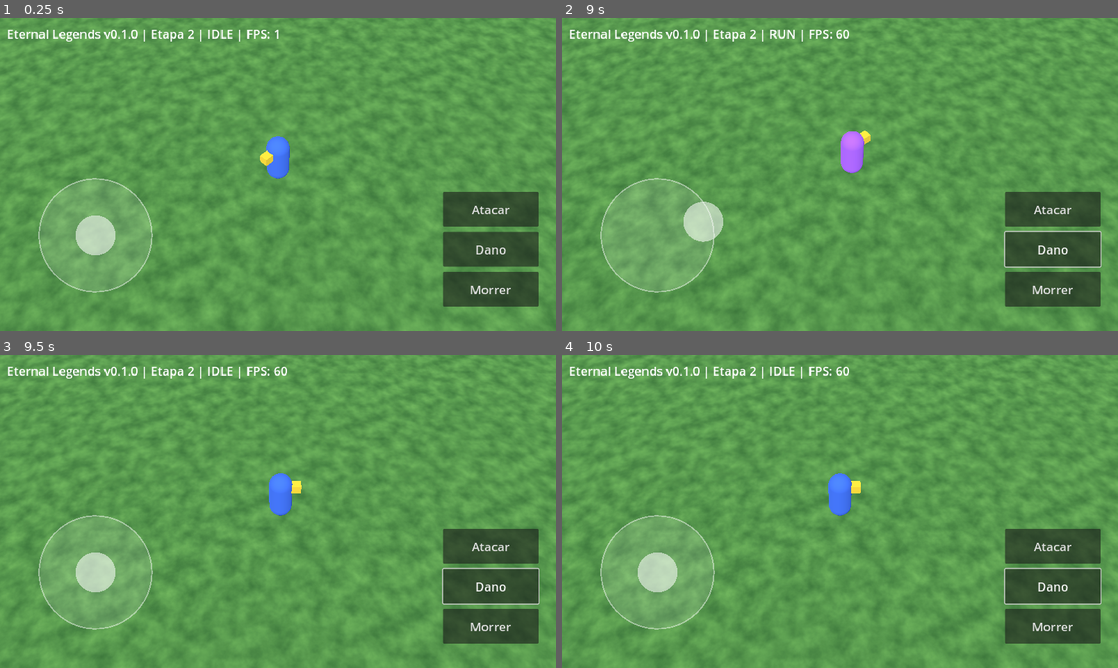
Above: before the commit, frames 1-4 (two rows, left to right).
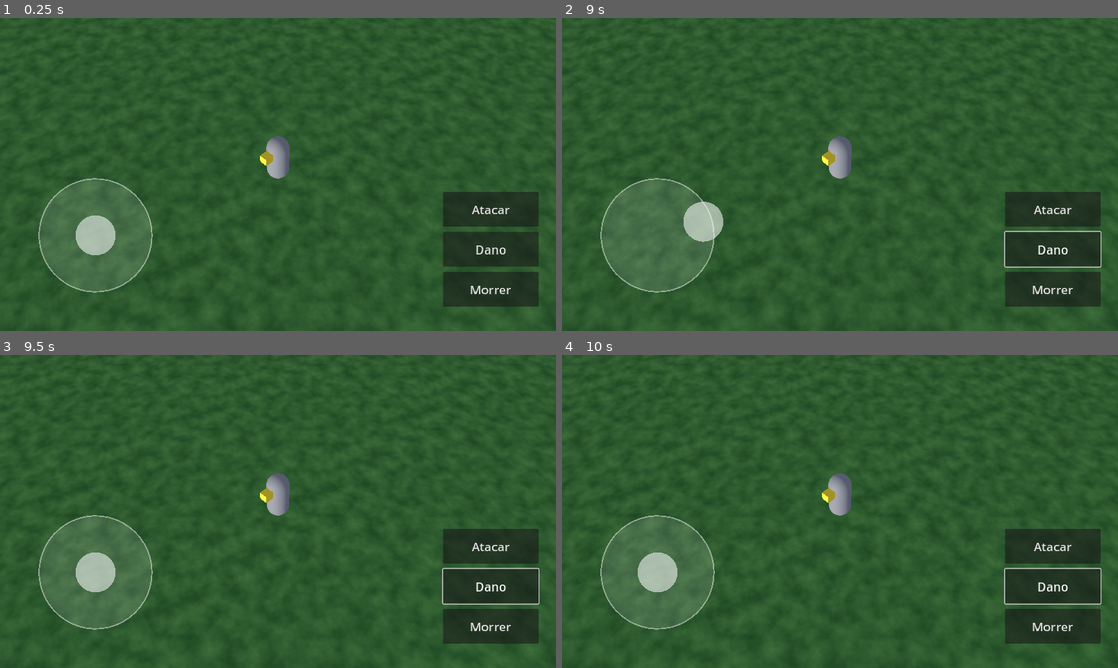
Above: after the commit, the same moments.

Repository: Astelee/eternal-legends-3d.
Game: Godot game, scene res://scenes/main/main.tscn
Same seed, same stepped clock (60 frames per second), same inputs: the game is played once before the commit and once after it.
Inputs (mouse positions are in pixels of both pictures, inside the frame that each line leads up to):
- Up to frame 1 (0.25 s): no input
- Up to frame 2 (9 s): click "Atacar" at 0.5 s; click "Morrer" at 1.25 s; click "Reviver" (after the commit: "Morrer") at 2 s; click "Atacar" at 2.75 s; click "Morrer" at 3.5 s; click "Reviver" (after the commit: "Morrer") at 4.25 s; click "Atacar" at 5 s; click "Morrer" at 5.75 s; click "Reviver" (after the commit: "Morrer") at 6.5 s; click "Dano" at 7.25 s; move the mouse to (962, 158) at 8.02 s; click (962, 158) at 8.17 s; drag from (728, 190) to (812, 237) at 8.77 s
- Up to frame 3 (9.5 s): no input
- Up to frame 4 (10 s): move the mouse to (895, 442) at 9.52 s; click (895, 442) at 9.67 s

The runs differ from the first frame. In frame 1, 97% of the frame differs, in the area x 0-100%, y 0-100%; in frame 2, 97%; in frame 3, 97%; in frame 4, 97%.
Error after the commit: Parse Error: Value of type "Player" cannot be assigned to a variable of type "Node3D". (res://scripts/main/main.gd:17)

Commit message:
Atualizar o player.gd

Diff:
--- a/scripts/player/player.gd
+++ b/scripts/player/player.gd
@@ -1,11 +1,14 @@
 class_name Player
-extends CharacterBody3D
+extends CharacterBody2D
 
 signal state_changed(new_state: int)
 
 enum State { IDLE, WALK, RUN, ATTACK, HURT, DEAD }
 
-const ANIM_NAMES := {
+# Índice 0 = direita, e segue no sentido horário (a tela tem o Y para baixo).
+const DIRECTION_NAMES := ["right", "down_right", "down", "down_left", "left", "up_left", "up", "up_right"]
+
+const STATE_NAMES := {
 	State.IDLE: "idle",
 	State.WALK: "walk",
 	State.RUN: "run",
@@ -23,79 +26,65 @@
 	State.DEAD: Color(0.3, 0.3, 0.3),
 }
 
-@export var walk_speed: float = 3.5
-@export var run_speed: float = 6.5
-@export var turn_speed: float = 14.0
-@export var gravity: float = 25.0
+@export var walk_speed: float = 45.0
+@export var run_speed: float = 80.0
 @export var run_threshold: float = 0.85
 @export var attack_time: float = 0.5
 @export var hurt_time: float = 0.4
+@export var world_limit: Rect2 = Rect2(-640, -640, 1280, 1280)
 
 var joystick: VirtualJoystick
-var camera_rig: IsoCameraRig
 var state: int = State.IDLE
+var direction_index: int = 2
 
 var _state_timer: float = 0.0
-var _body_material := StandardMaterial3D.new()
 
-@onready var _model: Node3D = $Model
-@onready var _body: MeshInstance3D = $Model/Body
-@onready var _anim: AnimationPlayer = get_node_or_null("AnimationPlayer")
+# Quando existir um AnimatedSprite2D filho, ele é usado no lugar do desenho provisório.
+# Nomes das animações: <estado>_<direção>, por exemplo walk_down_right.
+@onready var _sprite: AnimatedSprite2D = get_node_or_null("AnimatedSprite2D")
 
 
 func _ready() -> void:
-	_body.material_override = _body_material
-	_apply_state_visual()
+	_refresh_visual()
 
 
 func _physics_process(delta: float) -> void:
-	if not is_on_floor():
-		velocity.y -= gravity * delta
-	else:
-		velocity.y = 0.0
-
 	match state:
 		State.ATTACK, State.HURT:
-			velocity.x = 0.0
-			velocity.z = 0.0
+			velocity = Vector2.ZERO
 			_state_timer -= delta
 			if _state_timer <= 0.0:
 				_set_state(State.IDLE)
 		State.DEAD:
-			velocity.x = 0.0
-			velocity.z = 0.0
+			velocity = Vector2.ZERO
 		_:
-			_move(delta)
+			_move()
 
 	move_and_slide()
+	position = position.clamp(world_limit.position, world_limit.end)
 
 
-func _move(delta: float) -> void:
+func _move() -> void:
 	var input := Vector2.ZERO
 	if joystick:
 		input = joystick.output
 
 	var strength := input.length()
 	if strength < 0.01:
-		velocity.x = 0.0
-		velocity.z = 0.0
+		velocity = Vector2.ZERO
 		_set_state(State.IDLE)
 		return
 
 	# Oito direções: o ângulo do joystick é arredondado para múltiplos de 45 graus.
-	var snapped_angle := roundf(input.angle() / (PI / 4.0)) * (PI / 4.0)
-	var dir2 := Vector2.from_angle(snapped_angle)
-	var yaw := camera_rig.yaw_degrees if camera_rig else 0.0
-	var dir := Vector3(dir2.x, 0.0, dir2.y).rotated(Vector3.UP, deg_to_rad(yaw))
+	var new_index := posmod(roundi(input.angle() / (PI / 4.0)), 8)
+	var dir := Vector2.from_angle(new_index * PI / 4.0)
 
 	var running := strength >= run_threshold
-	var speed := run_speed if running else walk_speed
-	velocity.x = dir.x * speed
-	velocity.z = dir.z * speed
+	velocity = dir * (run_speed if running else walk_speed)
 
-	var target_yaw := atan2(dir.x, dir.z)
-	_model.rotation.y = lerp_angle(_model.rotation.y, target_yaw, clampf(turn_speed * delta, 0.0, 1.0))
-
+	if new_index != direction_index:
+		direction_index = new_index
+		_refresh_visual()
 	_set_state(State.RUN if running else State.WALK)
 
 
@@ -128,18 +117,28 @@
 		_state_timer = attack_time
 	elif state == State.HURT:
 		_state_timer = hurt_time
-	_apply_state_visual()
+	_refresh_visual()
 	state_changed.emit(state)
 
 
-func _apply_state_visual() -> void:
-	var anim_name: String = ANIM_NAMES[state]
-	if _anim and _anim.has_animation(anim_name):
-		_anim.play(anim_name)
-	_body_material.albedo_color = STATE_COLORS[state]
+func _refresh_visual() -> void:
+	var anim_name: String = "%s_%s" % [STATE_NAMES[state], DIRECTION_NAMES[direction_index]]
+	if _sprite and _sprite.sprite_frames and _sprite.sprite_frames.has_animation(anim_name):
+		_sprite.play(anim_name)
+	queue_redraw()
+
+
+# Desenho provisório (sem arte): corpo colorido pelo estado e uma bolinha amarela na direção do olhar.
+func _draw() -> void:
+	if _sprite:
+		return
+	var color: Color = STATE_COLORS[state]
+	draw_set_transform(Vector2.ZERO, 0.0, Vector2(1.0, 0.4))
+	draw_circle(Vector2.ZERO, 7.0, Color(0, 0, 0, 0.3))
+	draw_set_transform(Vector2.ZERO, 0.0, Vector2.ONE)
 	if state == State.DEAD:
-		_model.rotation.x = deg_to_rad(90.0)
-		_model.position.y = 0.4
-	else:
-		_model.rotation.x = 0.0
-		_model.position.y = 0.9
+		draw_rect(Rect2(-12, -8, 24, 10), color)
+		return
+	draw_rect(Rect2(-6, -22, 12, 22), color)
+	var facing := Vector2.from_angle(direction_index * PI / 4.0)
+	draw_circle(Vector2(0, -12) + facing * 5.0, 2.5, Color(1.0, 0.85, 0.2))
